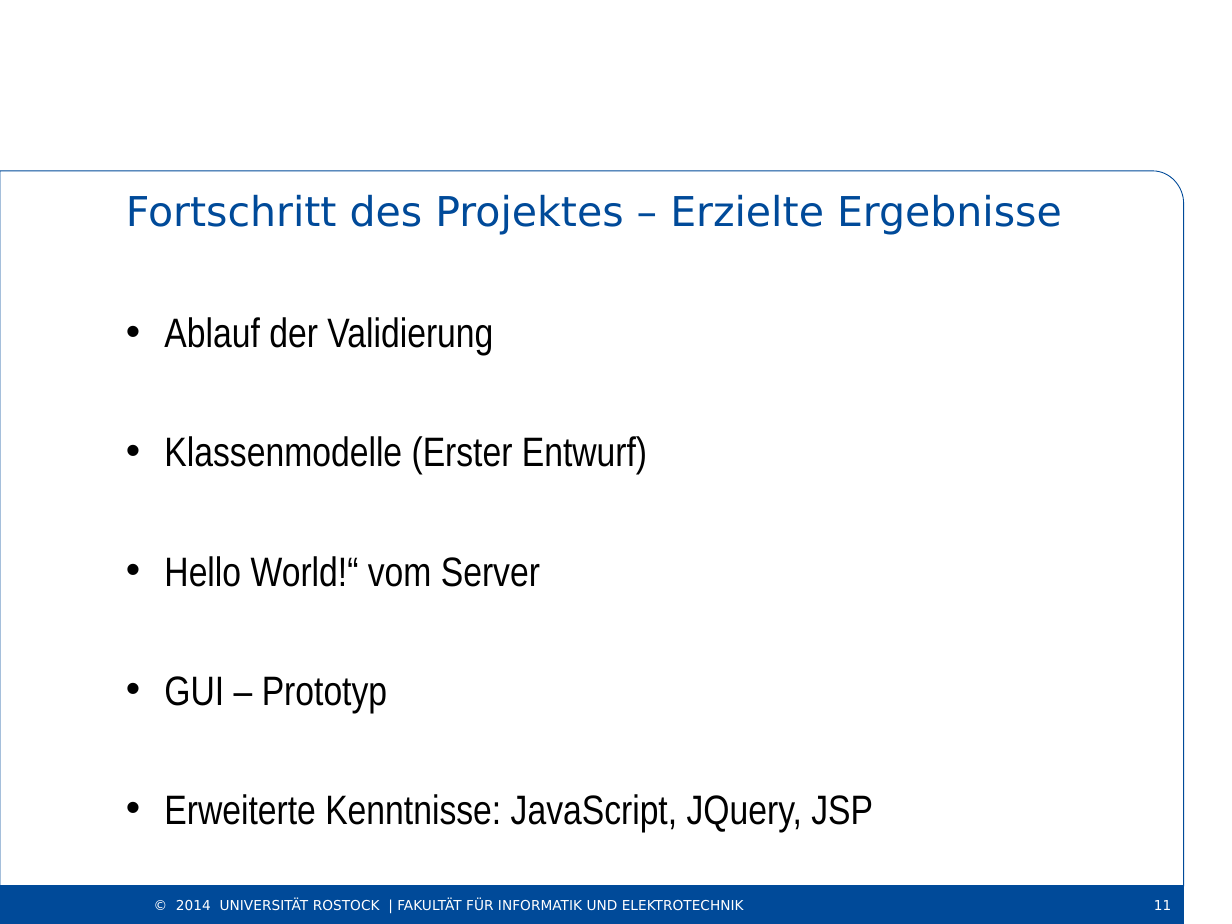
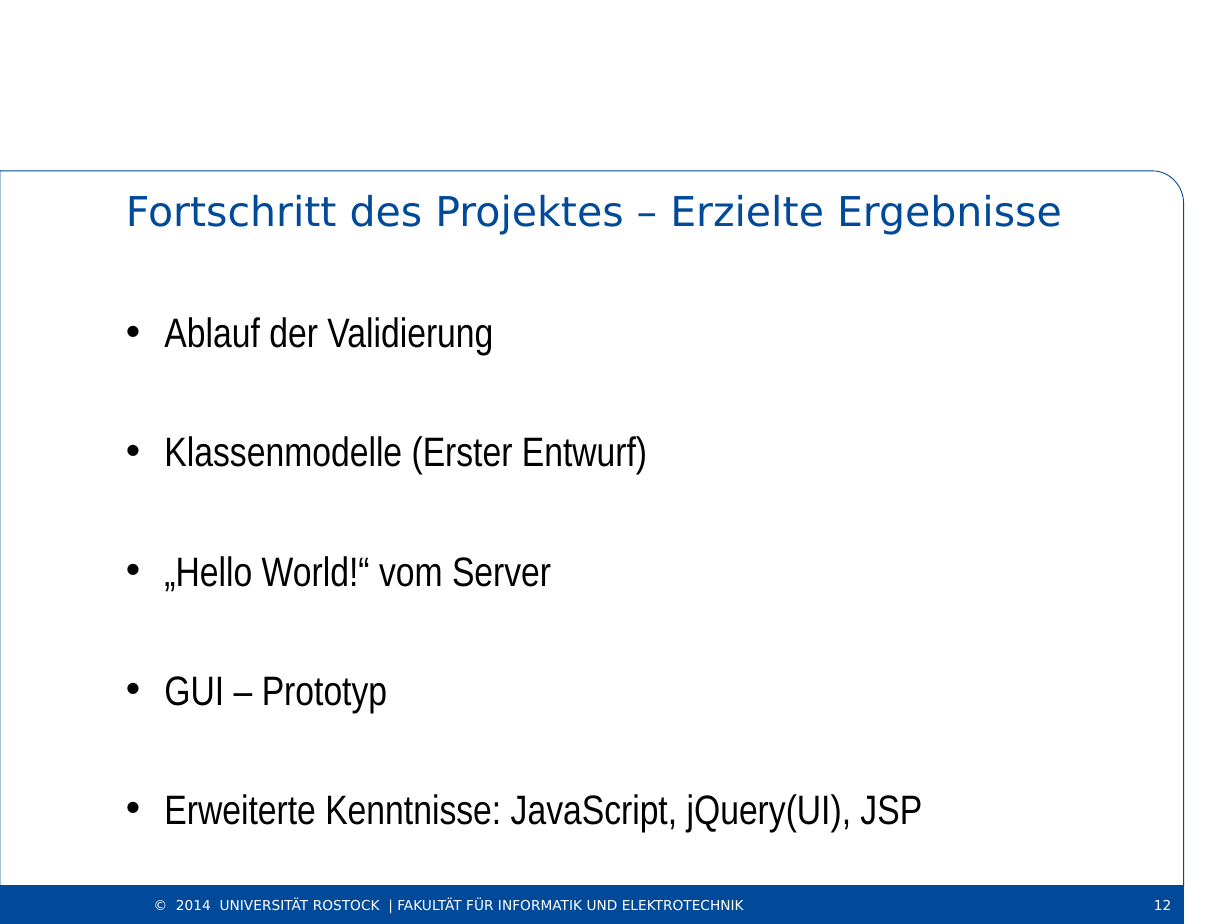
Before and after one commit to VvMA/AIDV, a slide deck: slide 12 of Dokumente/Präsentation Projektstudium 2.ppt (slide 11 before the commit). Drawn at 1232x924 pixels with LibreOffice and Linux fonts; fonts in the diff are those of the drawing; background and template pictures are left out. Boxes give left, top, right and bottom in pixels: in the first picture for what was removed or moved away, otherwise in the second. Text is boxed around its words. In the diff, an @@ line names an element or a change of style, - is before the commit and + after.

```diff
--- a/Dokumente/Präsentation Projektstudium 2.ppt
+++ b/Dokumente/Präsentation Projektstudium 2.ppt
@@ text at box(164, 556, 551, 592): text changed @@
-• Hello World!“ vom Server
+• „Hello World!“ vom Server
@@ text at box(164, 794, 922, 831): text changed @@
-• Erweiterte Kenntnisse: JavaScript, JQuery, JSP
+• Erweiterte Kenntnisse: JavaScript, jQuery(UI), JSP
@@ page number at box(1154, 900, 1171, 910): text changed @@
-11
+12
```
Also in this commit, not shown: 2 other slides changed, 1 slide added.
